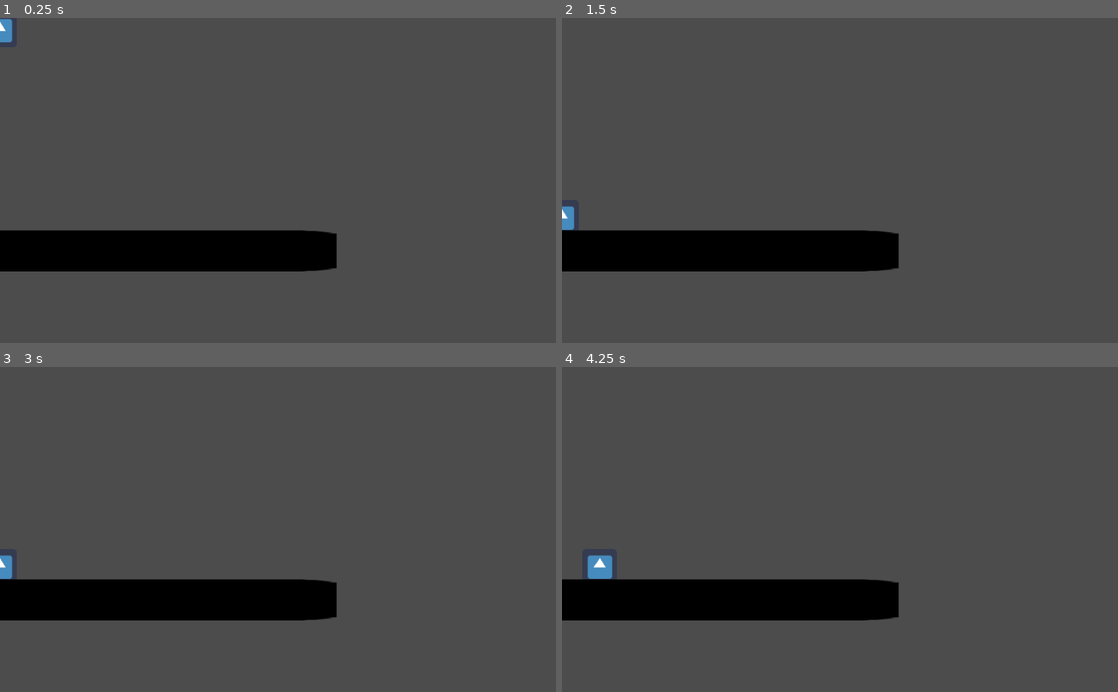
Above: before the commit, frames 1-4 (two rows, left to right).
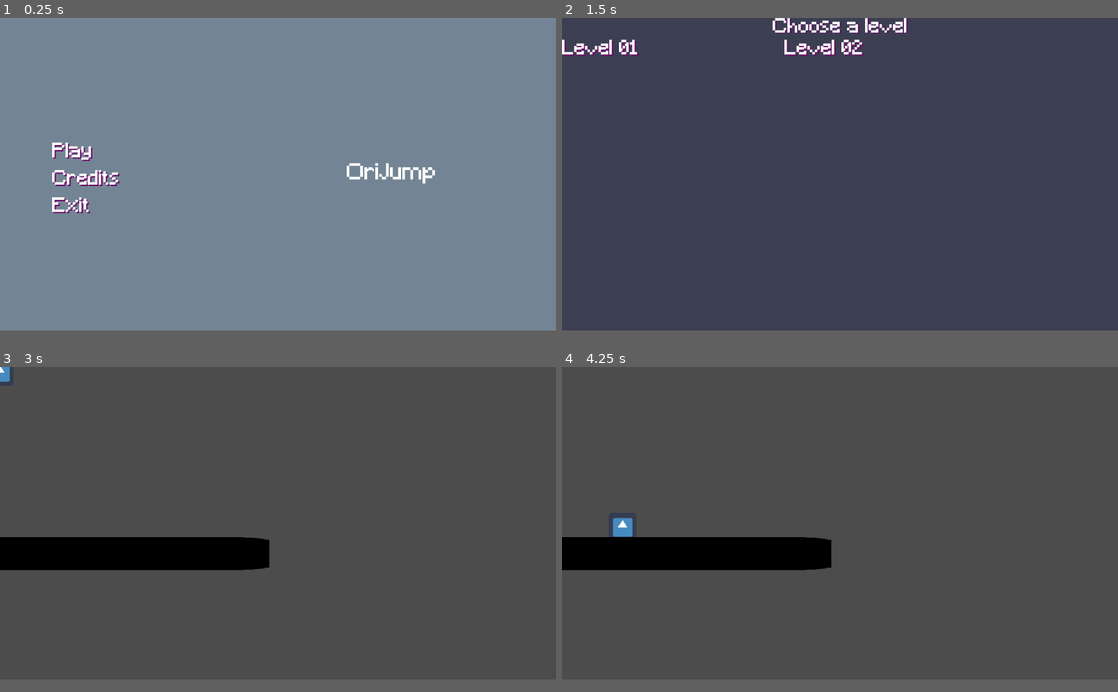
Above: after the commit, the same moments.

Repository: CoffeeUai-Studio/OriJump
Game: Godot game, scene res://Menu/MenuInicial.tscn
Two runs of this game, one before a commit and one after it. Both use one fixed random seed, a clock stepped at 60 frames per second and the inputs below. Before the commit the project starts from res://Levels/Level00.tscn. The engine's default icon, where the game draws it, is replaced by a stand-in: a white triangle on a blue panel in a dark square.
Inputs (mouse positions are in pixels of both pictures, inside the frame that each line leads up to):
- Up to frame 1 (0.25 s): no input
- Up to frame 2 (1.5 s): click (728, 180) at 0.5 s, where only the run after the commit has a clickable "Credits"; click (728, 151) at 1.25 s, where only the run after the commit has a clickable "Play"
- Up to frame 3 (3 s): click (222, 393) at 2 s, where only the run after the commit has a clickable "Level 02"; click (0, 393) at 2.75 s, where only the run after the commit has a clickable "Level 01"
- Up to frame 4 (4.25 s): hold Right (ui_right) from 3.53 s (still down)
The window is 800x468 before the commit and 800x450 after it. Grey fills any space a smaller window leaves; there, only what the larger window draws over its background counts as a difference.

The runs differ from the first frame. In frame 1, 96% of the frame differs, in the area x 0-100%, y 0-97%; in frame 2, 9.2%; in frame 3, 13%; in frame 4, 13%.

Commit message:
Menu-Seletor de niveis

Diff:
--- /dev/null
+++ b/Menu/ButtonLevel_Padrao.tscn
@@ -0,0 +1,17 @@
+[gd_scene load_steps=2 format=2]
+
+[ext_resource path="res://Menu/Button_Font.tres" type="DynamicFont" id=1]
+
+[node name="Button" type="Button"]
+margin_right = 167.0
+margin_bottom = 31.0
+flat = true
+
+[node name="Label" type="Label" parent="."]
+anchor_right = 1.0
+anchor_bottom = 1.0
+custom_fonts/font = ExtResource( 1 )
+custom_colors/font_color_shadow = Color( 0.431373, 0.0313726, 0.403922, 1 )
+custom_constants/shadow_offset_x = 3
+custom_constants/shadow_offset_y = 3
+text = "label"
--- /dev/null
+++ b/Menu/Button_Font.tres
@@ -0,0 +1,7 @@
+[gd_resource type="DynamicFont" load_steps=2 format=2]
+
+[ext_resource path="res://Minecraft.ttf" type="DynamicFontData" id=1]
+
+[resource]
+size = 45
+font_data = ExtResource( 1 )
--- /dev/null
+++ b/Menu/Button_Padrao.tscn
@@ -0,0 +1,17 @@
+[gd_scene load_steps=2 format=2]
+
+[ext_resource path="res://Menu/Button_Font.tres" type="DynamicFont" id=1]
+
+[node name="Button" type="Button"]
+margin_right = 167.0
+margin_bottom = 31.0
+flat = true
+
+[node name="Label" type="Label" parent="."]
+anchor_right = 1.0
+anchor_bottom = 1.0
+custom_fonts/font = ExtResource( 1 )
+custom_colors/font_color_shadow = Color( 0.431373, 0.0313726, 0.403922, 1 )
+custom_constants/shadow_offset_x = 3
+custom_constants/shadow_offset_y = 3
+text = "label"
--- /dev/null
+++ b/Menu/FadeIn.tscn
@@ -0,0 +1,25 @@
+[gd_scene load_steps=2 format=2]
+
+[sub_resource type="Animation" id=1]
+resource_name = "fadein"
+tracks/0/type = "value"
+tracks/0/path = NodePath(".:color")
+tracks/0/interp = 1
+tracks/0/loop_wrap = true
+tracks/0/imported = false
+tracks/0/enabled = true
+tracks/0/keys = {
+"times": PoolRealArray( 0, 1 ),
+"transitions": PoolRealArray( 1, 1 ),
+"update": 0,
+"values": [ Color( 0.0313726, 0.0666667, 0.215686, 0 ), Color( 0.0196078, 0.00784314, 0.0980392, 1 ) ]
+}
+
+[node name="FadeIn" type="ColorRect"]
+editor/display_folded = true
+anchor_right = 1.0
+anchor_bottom = 1.0
+color = Color( 0.0313726, 0.0666667, 0.215686, 0 )
+
+[node name="AnimationPlayer" type="AnimationPlayer" parent="."]
+anims/fadein = SubResource( 1 )
--- /dev/null
+++ b/Menu/LevelSelector.gd
@@ -0,0 +1,6 @@
+extends Node
+
+
+func _on_Button_pressed():
+	get_tree().change_scene('res://Levels/Level00.tscn')
+	pass
--- /dev/null
+++ b/Menu/LevelSelector.tscn
@@ -0,0 +1,60 @@
+[gd_scene load_steps=5 format=2]
+
+[ext_resource path="res://Menu/LevelSelector.gd" type="Script" id=1]
+[ext_resource path="res://icon.png" type="Texture" id=2]
+[ext_resource path="res://Menu/Button_Font.tres" type="DynamicFont" id=3]
+[ext_resource path="res://Menu/ButtonLevel_Padrao.tscn" type="PackedScene" id=4]
+
+[node name="LevelSelector" type="Node"]
+script = ExtResource( 1 )
+
+[node name="icon" type="Sprite" parent="."]
+position = Vector2( -743.56, 41.3505 )
+texture = ExtResource( 2 )
+offset = Vector2( 1073.56, 298.65 )
+
+[node name="ColorRect" type="ColorRect" parent="."]
+anchor_right = 1.0
+anchor_bottom = 1.0
+color = Color( 0.239216, 0.247059, 0.321569, 1 )
+
+[node name="VBoxContainer" type="VBoxContainer" parent="."]
+anchor_right = 1.0
+anchor_bottom = 1.0
+
+[node name="Label" type="Label" parent="VBoxContainer"]
+margin_right = 1280.0
+margin_bottom = 46.0
+custom_fonts/font = ExtResource( 3 )
+custom_colors/font_color_shadow = Color( 0.337255, 0.054902, 0.388235, 1 )
+custom_constants/shadow_offset_x = 3
+custom_constants/shadow_offset_y = 1
+text = "Choose a level"
+align = 1
+
+[node name="HBoxContainer" type="HBoxContainer" parent="VBoxContainer"]
+margin_top = 50.0
+margin_right = 1280.0
+margin_bottom = 70.0
+size_flags_horizontal = 3
+custom_constants/separation = 500
+
+[node name="Button" parent="VBoxContainer/HBoxContainer" instance=ExtResource( 4 )]
+margin_right = 12.0
+margin_bottom = 20.0
+
+[node name="Label" parent="VBoxContainer/HBoxContainer/Button" index="0"]
+text = "Level 01"
+
+[node name="Button2" parent="VBoxContainer/HBoxContainer" instance=ExtResource( 4 )]
+margin_left = 512.0
+margin_right = 524.0
+margin_bottom = 20.0
+
+[node name="Label" parent="VBoxContainer/HBoxContainer/Button2" index="0"]
+text = "Level 02"
+[connection signal="pressed" from="VBoxContainer/HBoxContainer/Button" to="." method="_on_Button_pressed"]
+
+[editable path="VBoxContainer/HBoxContainer/Button"]
+
+[editable path="VBoxContainer/HBoxContainer/Button2"]
--- /dev/null
+++ b/Menu/MenuInicial.gd
@@ -0,0 +1,13 @@
+extends Control
+
+func _on_Play_pressed():
+	get_tree().change_scene('res://Menu/LevelSelector.tscn')
+	pass # Replace with function body.
+
+
+func _on_Credits_pressed():
+	pass # Replace with function body.
+
+
+func _on_Exit_pressed():
+	pass # Replace with function body.
--- /dev/null
+++ b/Menu/MenuInicial.tscn
@@ -0,0 +1,96 @@
+[gd_scene load_steps=6 format=2]
+
+[ext_resource path="res://Menu/MenuInicial.gd" type="Script" id=1]
+[ext_resource path="res://Menu/Button_Padrao.tscn" type="PackedScene" id=2]
+[ext_resource path="res://Minecraft.ttf" type="DynamicFontData" id=3]
+[ext_resource path="res://Menu/FadeIn.tscn" type="PackedScene" id=4]
+
+[sub_resource type="DynamicFont" id=1]
+size = 50
+font_data = ExtResource( 3 )
+
+[node name="Menu Inicial" type="Control"]
+anchor_right = 1.0
+anchor_bottom = 1.0
+script = ExtResource( 1 )
+
+[node name="Background" type="ColorRect" parent="."]
+anchor_right = 1.0
+anchor_bottom = 1.0
+color = Color( 0.454902, 0.52549, 0.584314, 1 )
+
+[node name="Menu" type="VBoxContainer" parent="."]
+margin_left = 120.0
+margin_top = 80.0
+margin_right = 1160.0
+margin_bottom = 640.0
+
+[node name="CenterRow" type="HBoxContainer" parent="Menu"]
+margin_right = 1040.0
+margin_bottom = 560.0
+size_flags_vertical = 3
+
+[node name="Buttons" type="VBoxContainer" parent="Menu/CenterRow"]
+margin_right = 518.0
+margin_bottom = 560.0
+size_flags_horizontal = 3
+size_flags_vertical = 3
+custom_constants/separation = 43
+alignment = 1
+
+[node name="Play" parent="Menu/CenterRow/Buttons" instance=ExtResource( 2 )]
+editor/display_folded = true
+margin_top = 207.0
+margin_right = 518.0
+margin_bottom = 227.0
+
+[node name="Label" parent="Menu/CenterRow/Buttons/Play" index="0"]
+text = "Play"
+
+[node name="Credits" parent="Menu/CenterRow/Buttons" instance=ExtResource( 2 )]
+margin_top = 270.0
+margin_right = 518.0
+margin_bottom = 290.0
+
+[node name="Label" parent="Menu/CenterRow/Buttons/Credits" index="0"]
+text = "Credits"
+
+[node name="Exit" parent="Menu/CenterRow/Buttons" instance=ExtResource( 2 )]
+editor/display_folded = true
+margin_top = 333.0
+margin_right = 518.0
+margin_bottom = 353.0
+
+[node name="Label" parent="Menu/CenterRow/Buttons/Exit" index="0"]
+text = "Exit
+"
+
+[node name="CenterContainer" type="CenterContainer" parent="Menu/CenterRow"]
+editor/display_folded = true
+margin_left = 522.0
+margin_right = 1040.0
+margin_bottom = 560.0
+size_flags_horizontal = 3
+size_flags_vertical = 3
+
+[node name="name" type="Label" parent="Menu/CenterRow/CenterContainer"]
+margin_left = 156.0
+margin_top = 254.0
+margin_right = 362.0
+margin_bottom = 305.0
+custom_fonts/font = SubResource( 1 )
+text = "OriJump"
+align = 1
+valign = 1
+
+[node name="FadeIn" parent="." instance=ExtResource( 4 )]
+visible = false
+[connection signal="pressed" from="Menu/CenterRow/Buttons/Play" to="." method="_on_Play_pressed"]
+[connection signal="pressed" from="Menu/CenterRow/Buttons/Credits" to="." method="_on_Credits_pressed"]
+[connection signal="pressed" from="Menu/CenterRow/Buttons/Exit" to="." method="_on_Exit_pressed"]
+
+[editable path="Menu/CenterRow/Buttons/Play"]
+
+[editable path="Menu/CenterRow/Buttons/Credits"]
+
+[editable path="Menu/CenterRow/Buttons/Exit"]
--- a/Player/KinematicBody2D.gd
+++ b/Player/KinematicBody2D.gd
@@ -7,9 +7,9 @@
 	motion.y += 10
 
 	if Input.is_action_pressed("ui_right"):
-		motion.x = 100
+		motion.x = 200
 	elif Input.is_action_pressed("ui_left"):
-		motion.x = -100
+		motion.x = -200
 	else:
 		motion.x = 0
 
--- a/project.godot
+++ b/project.godot
@@ -16,8 +16,30 @@
 [application]
 
 config/name="OriJump"
-run/main_scene="res://Levels/Level00.tscn"
+run/main_scene="res://Menu/MenuInicial.tscn"
 config/icon="res://icon.png"
+
+[display]
+
+window/size/width=1280
+window/size/height=720
+
+[input]
+
+ui_left={
+"deadzone": 0.5,
+"events": [ Object(InputEventKey,"resource_local_to_scene":false,"resource_name":"","device":0,"alt":false,"shift":false,"control":false,"meta":false,"command":false,"pressed":false,"scancode":16777231,"unicode":0,"echo":false,"script":null)
+, Object(InputEventJoypadButton,"resource_local_to_scene":false,"resource_name":"","device":0,"button_index":14,"pressure":0.0,"pressed":false,"script":null)
+, Object(InputEventKey,"resource_local_to_scene":false,"resource_name":"","device":0,"alt":false,"shift":false,"control":false,"meta":false,"command":false,"pressed":false,"scancode":65,"unicode":0,"echo":false,"script":null)
+ ]
+}
+ui_right={
+"deadzone": 0.5,
+"events": [ Object(InputEventKey,"resource_local_to_scene":false,"resource_name":"","device":0,"alt":false,"shift":false,"control":false,"meta":false,"command":false,"pressed":false,"scancode":16777233,"unicode":0,"echo":false,"script":null)
+, Object(InputEventJoypadButton,"resource_local_to_scene":false,"resource_name":"","device":0,"button_index":15,"pressure":0.0,"pressed":false,"script":null)
+, Object(InputEventKey,"resource_local_to_scene":false,"resource_name":"","device":0,"alt":false,"shift":false,"control":false,"meta":false,"command":false,"pressed":false,"scancode":68,"unicode":0,"echo":false,"script":null)
+ ]
+}
 
 [rendering]
 
Binary file added: Minecraft.ttf
